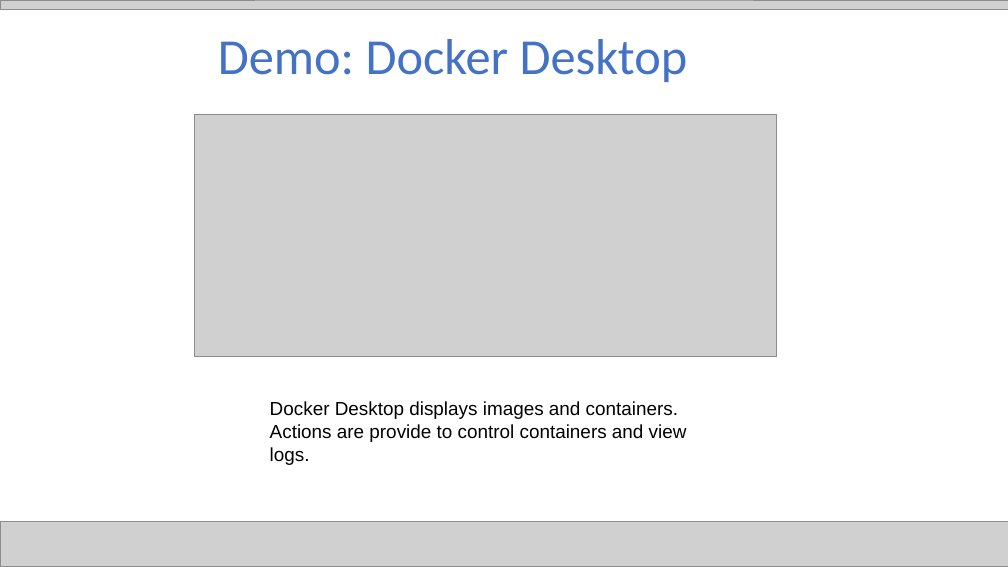
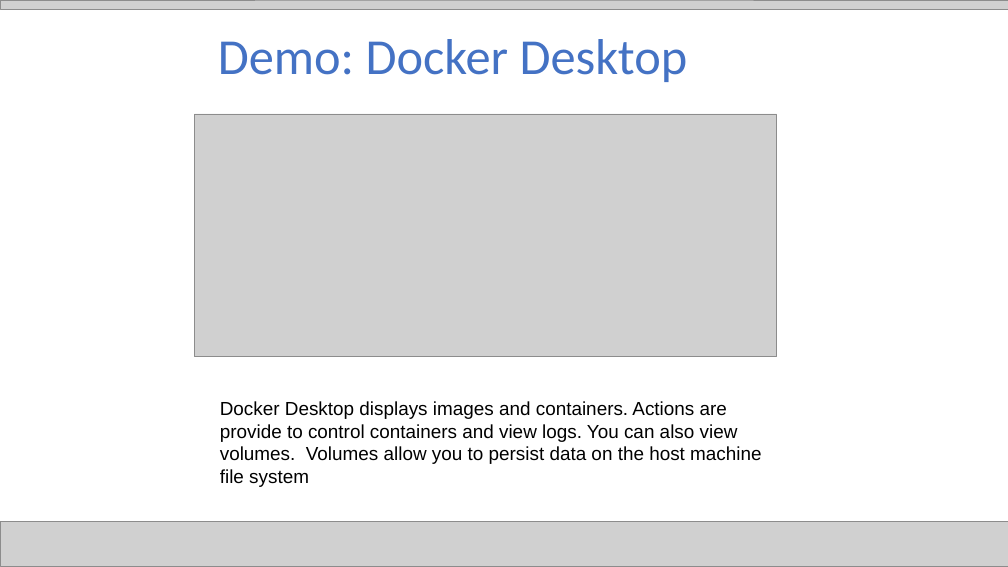
Before and after one commit to jgunderson/presentations, a slide deck: slide 17 of JupyterHub Collaboration.pptx (slide 16 before the commit). Drawn at 1008x567 pixels with LibreOffice and Linux fonts; fonts in the diff are those of the drawing; grey boxes stand for pictures. Boxes give left, top, right and bottom in pixels: in the first picture for what was removed or moved away, otherwise in the second. Text is boxed around its words. In the diff, an @@ line names an element or a change of style, - is before the commit and + after.

```diff
--- a/JupyterHub Collaboration.pptx
+++ b/JupyterHub Collaboration.pptx
@@ text at (220,401,761,487): text changed @@
-Docker Desktop displays images and containers. Actions are provide to control containers and view logs.
+Docker Desktop displays images and containers. Actions are provide to control containers and view logs. You can also view volumes. Volumes allow you to persist data on the host machine file system
```
Also in this commit, not shown: 13 other slides changed, 4 slides added, 1 slide removed.
